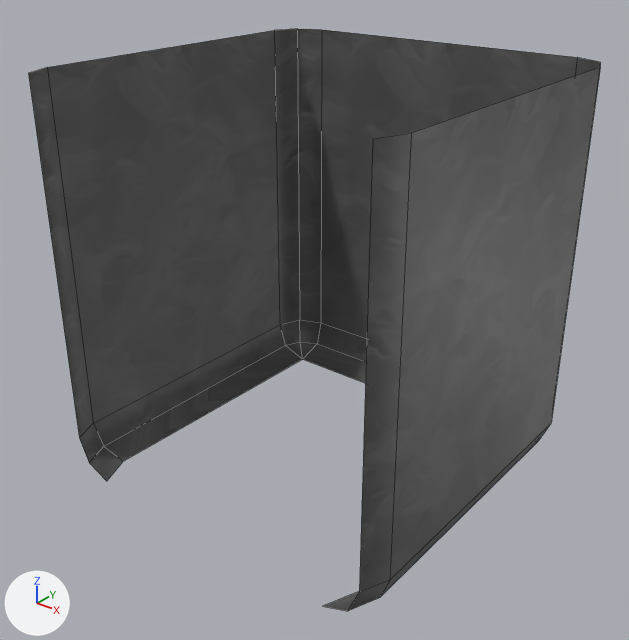
The FBX model Assets/_SnakesGame/Art/FBX/GrassModules/GrassWallBottom.fbx, before and after one commit.
Rendered twice from a 50 mm camera at (1.197, -1.528, 1.332) aimed at (0.005, -0.039, 0.408). The axes (+X, +Y, +Z) are drawn at lower left. The lights are the same throughout. Mesh edges are drawn as thin lines. Where no turn or scale is listed for an object, it has been applied to the vertices.

In view in the first picture: 'GrassWallBottomModule'.
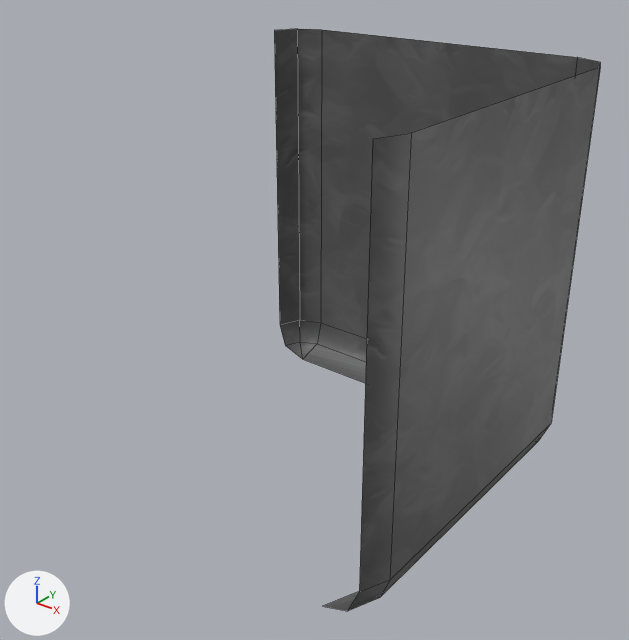
The change, as JSON lines over the scene's bpy script:
```json
{"block": "me_mesh", "where": "# used by ob_grasswallbottommodule; location = (0.0, 0.0, 0.0)"}
{"block": "me_mesh", "where": "# verts and faces of me_mesh; kept vertices keep their numbers, new ones are numbered from 36"}
{"block": "me_mesh", "where": "# before: 1 (-0.468, -0.374, 1.0) at pixel (47, 67), 2 (-0.441, -0.441, 1.0) at pixel (28, 73), 3 (-0.468, 0.374, 1.0) at pixel (274, 30), 10 (-0.468, -0.374, 0.092) at pixel (93, 423), 11 (-0.443, -0.369, 0.027) at pixel (103, 446)"}
{"block": "me_mesh", "where": "# before: 12 (-0.382, -0.357, 0.0) at pixel (123, 461), 13 (-0.468, 0.374, 0.092) at pixel (279, 324), 14 (-0.443, 0.369, 0.027) at pixel (285, 345), 15 (-0.371, 0.371, 0.0) at pixel (302, 359), 16 (-0.441, -0.441, 0.092) at pixel (79, 437)"}
{"block": "me_mesh", "where": "# before: 17 (-0.413, -0.441, 0.027) at pixel (89, 462), 18 (-0.347, -0.441, 0.0) at pixel (106, 481)"}
{"op": "remove", "block": "me_mesh", "code": "me_mesh.from_pydata(...)  # 36 vertices, 27 faces; spans x -0.468..0.468, y -0.441..0.468, z 0.0..1.0"}
{"op": "add", "block": "me_mesh", "code": "me_mesh.from_pydata(...)  # 28 vertices, 21 faces; spans x -0.468..0.468, y -0.441..0.468, z 0.0..1.0"}
{"block": "me_mesh", "change": "me_mesh part 1"}
{"op": "add", "block": "me_mesh", "code": "delete_vertices([1, 2, 10, 11, 12, 16, 17, 18])  # with the faces that use them"}
```

What differs and where, as boxes (x1, y1, x2, y2) in the pictures (629 x 640 px):
```json
{"object": "GrassWallBottomModule", "change": "reshaped", "before": [29, 29, 600, 611], "after": [274, 29, 600, 611], "on screen": "43% narrower"}
{"part": 1, "of": "me_mesh", "change": "deleted", "before": [29, 30, 302, 481], "on screen": "black"}
```
